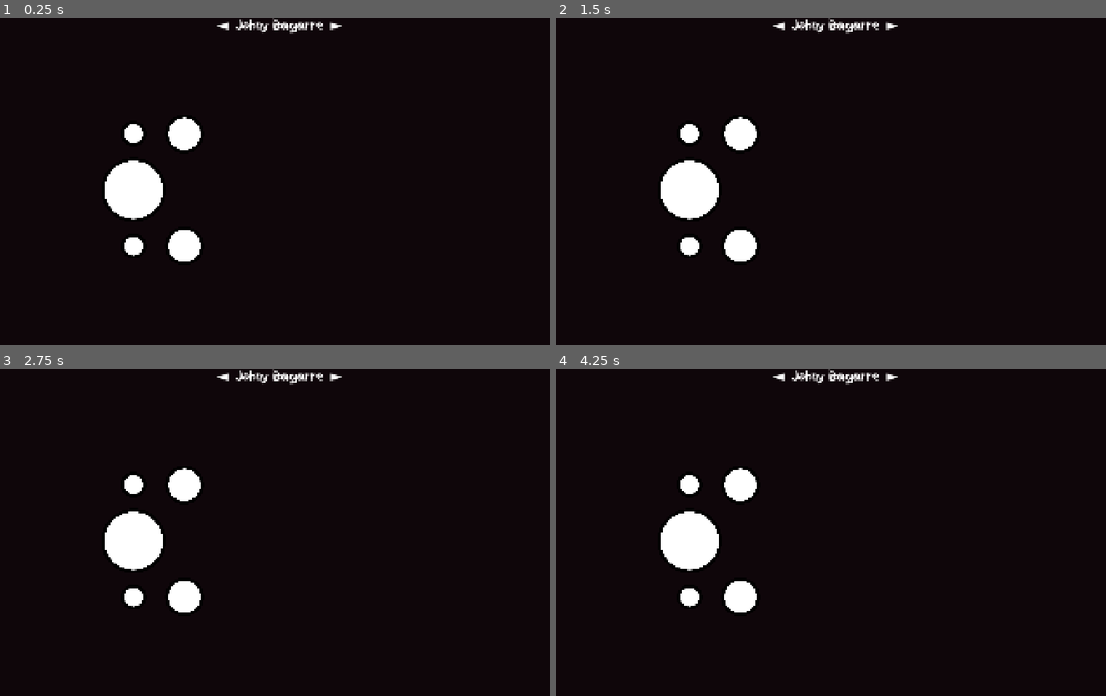
Above: before the commit, frames 1-4 (two rows, left to right).
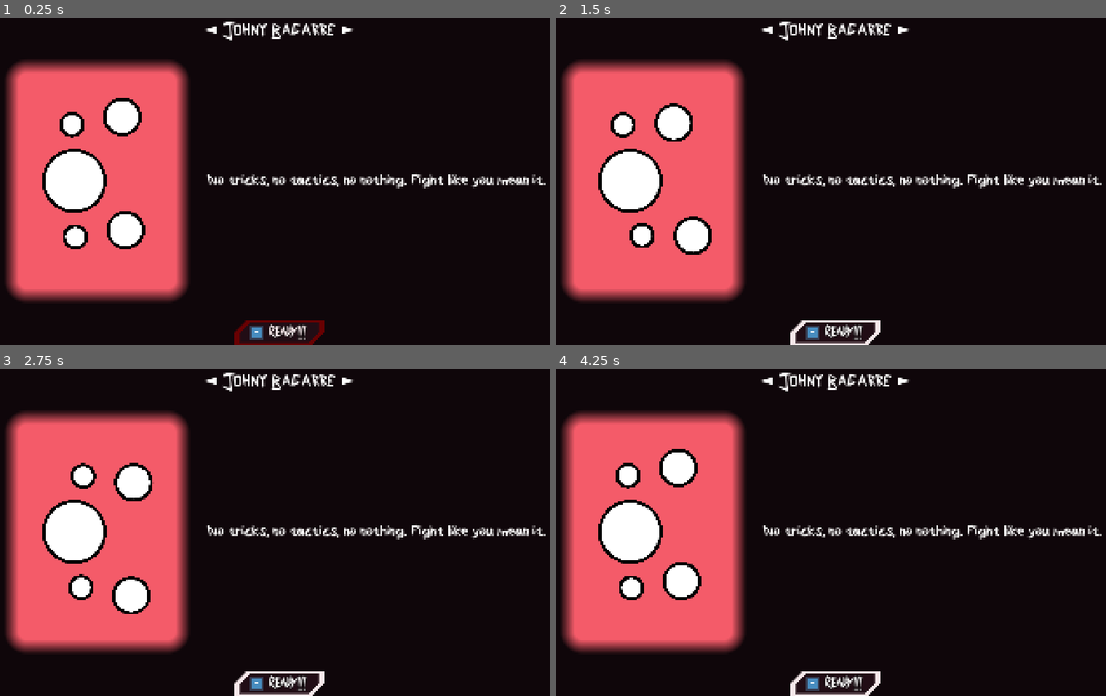
Above: after the commit, the same moments.

Repository: MoutonDemocrate/BAGARR
Game: Godot game, scene res://scenes/character_selection/character_selector.tscn
Same seed, same stepped clock (60 frames per second), same inputs: the game is played once before the commit and once after it. This scene is started directly instead of the project's main scene. The engine's default icon, where the game draws it, is replaced by a stand-in: a white triangle on a blue panel in a dark square.
Inputs (mouse positions are in pixels of both pictures, inside the frame that each line leads up to):
- Up to frame 1 (0.25 s): no input
- Up to frame 2 (1.5 s): click (836, 331) at 0.5 s, where only the run after the commit has a clickable "Ready!!!"; click (836, 331) at 1.25 s, where only the run after the commit has a clickable "Ready!!!"
- Up to frame 3 (2.75 s): click (280, 682) at 2 s, where only the run after the commit has a clickable "Ready!!!"
- Up to frame 4 (4.25 s): no input

The runs differ from the first frame. In frame 1, 26% of the frame differs, in the area x 1-100%, y 0-100%; in frame 2, 26%; in frame 3, 26%; in frame 4, 26%.

Commit message:
Character Selector

Diff:
--- a/assets/default_theme.tres
+++ b/assets/default_theme.tres
@@ -3,9 +3,9 @@
 [ext_resource type="FontFile" uid="uid://c70v8sb3pcpyt" path="res://assets/fonts/nyakare/Nyakare-OTF.otf" id="1_qew4h"]
 
 [sub_resource type="StyleBoxFlat" id="StyleBoxFlat_o54fn"]
-content_margin_left = 20.0
+content_margin_left = 50.0
 content_margin_top = 15.0
-content_margin_right = 20.0
+content_margin_right = 50.0
 content_margin_bottom = 15.0
 bg_color = Color(0.13, 0.051999994, 0.0832, 1)
 border_width_left = 20
@@ -18,9 +18,9 @@
 corner_detail = 1
 
 [sub_resource type="StyleBoxFlat" id="StyleBoxFlat_81pgw"]
-content_margin_left = 20.0
+content_margin_left = 50.0
 content_margin_top = 15.0
-content_margin_right = 20.0
+content_margin_right = 50.0
 content_margin_bottom = 15.0
 bg_color = Color(0.13, 0.051999994, 0.0832, 1)
 border_width_left = 20
@@ -33,9 +33,9 @@
 corner_detail = 1
 
 [sub_resource type="StyleBoxFlat" id="StyleBoxFlat_8imle"]
-content_margin_left = 20.0
+content_margin_left = 50.0
 content_margin_top = 15.0
-content_margin_right = 20.0
+content_margin_right = 50.0
 content_margin_bottom = 15.0
 bg_color = Color(0.13, 0.051999994, 0.0832, 1)
 border_width_left = 20
@@ -48,9 +48,9 @@
 corner_detail = 1
 
 [sub_resource type="StyleBoxFlat" id="StyleBoxFlat_qew4h"]
-content_margin_left = 20.0
+content_margin_left = 50.0
 content_margin_top = 15.0
-content_margin_right = 20.0
+content_margin_right = 50.0
 content_margin_bottom = 15.0
 bg_color = Color(0.13, 0.051999994, 0.0832, 1)
 border_width_left = 20
@@ -66,6 +66,9 @@
 default_font = ExtResource("1_qew4h")
 default_font_size = 50
 Button/colors/font_color = Color(0.9647059, 0.9098039, 0.91764706, 1)
+Button/colors/font_outline_color = Color(0, 0, 0, 0.5176471)
+Button/constants/icon_max_width = 50
+Button/constants/outline_size = 10
 Button/styles/focus = SubResource("StyleBoxFlat_o54fn")
 Button/styles/hover = SubResource("StyleBoxFlat_81pgw")
 Button/styles/normal = SubResource("StyleBoxFlat_8imle")
--- /dev/null
+++ b/scenes/character_selection/character_selector.gd
@@ -0,0 +1,38 @@
+extends MarginContainer
+class_name CharacterSelector
+
+@export var p : int = 1
+
+@export_subgroup("Nodes")
+@export var top_label: Label
+@export var left_label: Label
+@export var right_label: Label
+
+@export var tagline_label: Label
+
+@export var skin_achor: Control
+@export var skeleton: Skeleton2D
+@export var anim_player: AnimationPlayer
+
+var kits: Array[Kit] = Kit.all_as_array()
+var kit_id: int = 0 :
+	set(new) :
+		kit_id = new % len(kits)
+
+func _ready() -> void:
+	anim_player.play("default/idle")
+	set_kit(kits[kit_id])
+
+func set_kit(kit:Kit) -> void:
+	print(self, " switching to kit : %s" % kit.kit_name)
+	top_label.text = kit.kit_name
+	top_label.add_theme_font_override("font", kit.font)
+	tagline_label.text = kit.kit_desc
+
+func _input(event: InputEvent) -> void:
+	if event.is_action_pressed("p&_left".replace('&',str(p))) :
+		kit_id -= 1
+		set_kit(kits[kit_id])
+	if event.is_action_pressed("p&_right".replace('&',str(p))) :
+		kit_id += 1
+		set_kit(kits[kit_id])
--- a/scenes/character_selection/character_selector.tscn
+++ b/scenes/character_selection/character_selector.tscn
@@ -2,7 +2,24 @@
 
 [ext_resource type="Theme" uid="uid://dlp4actdw4naf" path="res://assets/default_theme.tres" id="1_3jlw5"]
 [ext_resource type="PackedScene" uid="uid://coayu5hofkf30" path="res://scenes/player/skeleton.tscn" id="2_lsunf"]
+[ext_resource type="Script" uid="uid://bxjgiw80mgg3o" path="res://scenes/character_selection/character_selector.gd" id="2_y1d5i"]
 [ext_resource type="Script" uid="uid://d0dppemmdwx3v" path="res://scenes/player/bone_stretch_2d.gd" id="3_y1d5i"]
+[ext_resource type="Texture2D" uid="uid://b5dyt522u34pa" path="res://icon.svg" id="5_3icnq"]
+[ext_resource type="FontFile" uid="uid://d0226ylxybcer" path="res://assets/fonts/dracutaz/Dracutaz.otf" id="5_n5vam"]
+
+[sub_resource type="StyleBoxFlat" id="StyleBoxFlat_br48t"]
+bg_color = Color(0.95686275, 0.35686275, 0.4117647, 1)
+border_width_left = 50
+border_width_top = 50
+border_width_right = 50
+border_width_bottom = 50
+border_color = Color(0.96, 0.3552, 0.40560013, 0)
+border_blend = true
+corner_radius_top_left = 75
+corner_radius_top_right = 75
+corner_radius_bottom_right = 75
+corner_radius_bottom_left = 75
+corner_detail = 10
 
 [sub_resource type="SkeletonModification2D" id="SkeletonModification2D_3icnq"]
 script = ExtResource("3_y1d5i")
@@ -38,13 +55,22 @@
 modifications/1 = SubResource("SkeletonModification2DTwoBoneIK_6t2ya")
 modifications/2 = SubResource("SkeletonModification2DTwoBoneIK_uxhgv")
 
-[node name="CharacterSelector" type="MarginContainer" unique_id=1359990195]
+[node name="CharacterSelector" type="MarginContainer" unique_id=1359990195 node_paths=PackedStringArray("top_label", "left_label", "right_label", "tagline_label", "skin_achor", "skeleton", "anim_player")]
 anchors_preset = 15
 anchor_right = 1.0
 anchor_bottom = 1.0
 grow_horizontal = 2
 grow_vertical = 2
+focus_behavior_recursive = 1
 theme = ExtResource("1_3jlw5")
+script = ExtResource("2_y1d5i")
+top_label = NodePath("VBoxContainer/SelectorContainer/HBoxContainer/CharacterLabel")
+left_label = NodePath("VBoxContainer/SelectorContainer/HBoxContainer/LabelLeft")
+right_label = NodePath("VBoxContainer/SelectorContainer/HBoxContainer/LabelRight")
+tagline_label = NodePath("VBoxContainer/CharacterContainer/VBoxContainer/TaglineLabel")
+skin_achor = NodePath("VBoxContainer/CharacterContainer/MarginContainer/CenterContainer/SkinAnchor")
+skeleton = NodePath("VBoxContainer/CharacterContainer/MarginContainer/CenterContainer/SkinAnchor/Skeleton2D")
+anim_player = NodePath("VBoxContainer/CharacterContainer/MarginContainer/CenterContainer/SkinAnchor/Skeleton2D/AnimationPlayer")
 
 [node name="VBoxContainer" type="VBoxContainer" parent="." unique_id=1260640879]
 layout_mode = 2
@@ -73,16 +99,43 @@
 layout_mode = 2
 size_flags_vertical = 3
 
-[node name="CenterContainer" type="CenterContainer" parent="VBoxContainer/CharacterContainer" unique_id=2041511488]
+[node name="MarginContainer" type="MarginContainer" parent="VBoxContainer/CharacterContainer" unique_id=951243908]
 layout_mode = 2
 size_flags_horizontal = 3
+size_flags_stretch_ratio = 0.6
+theme_override_constants/margin_left = 50
+theme_override_constants/margin_top = 50
+theme_override_constants/margin_right = 50
+theme_override_constants/margin_bottom = 50
 
-[node name="SkinAnchor" type="Control" parent="VBoxContainer/CharacterContainer/CenterContainer" unique_id=1418484829]
+[node name="Panel" type="Panel" parent="VBoxContainer/CharacterContainer/MarginContainer" unique_id=118987633]
+layout_mode = 2
+theme_override_styles/panel = SubResource("StyleBoxFlat_br48t")
+
+[node name="CenterContainer" type="CenterContainer" parent="VBoxContainer/CharacterContainer/MarginContainer" unique_id=1072100638]
 layout_mode = 2
 
-[node name="Skeleton2D" parent="VBoxContainer/CharacterContainer/CenterContainer/SkinAnchor" unique_id=767322670 instance=ExtResource("2_lsunf")]
-modification_stack = SubResource("SkeletonModificationStack2D_lsunf")
+[node name="SkinAnchor" type="Control" parent="VBoxContainer/CharacterContainer/MarginContainer/CenterContainer" unique_id=1418484829]
+layout_mode = 2
+
+[node name="Skeleton2D" parent="VBoxContainer/CharacterContainer/MarginContainer/CenterContainer/SkinAnchor" unique_id=767322670 instance=ExtResource("2_lsunf")]
+position = Vector2(-75.369, 0)
+modification_stack = SubResource("SkeletonModificationStack2D_3icnq")
 
 [node name="VBoxContainer" type="VBoxContainer" parent="VBoxContainer/CharacterContainer" unique_id=426046122]
 layout_mode = 2
 size_flags_horizontal = 3
+size_flags_vertical = 4
+
+[node name="TaglineLabel" type="Label" parent="VBoxContainer/CharacterContainer/VBoxContainer" unique_id=1968053062]
+layout_mode = 2
+text = "Tagline"
+
+[node name="FinalButton" type="Button" parent="VBoxContainer" unique_id=801494574]
+custom_minimum_size = Vector2(300, 0)
+layout_mode = 2
+size_flags_horizontal = 4
+theme_override_fonts/font = ExtResource("5_n5vam")
+button_mask = 0
+text = "Ready!!!"
+icon = ExtResource("5_3icnq")
Not shown, added: scenes/character_selection/character_selector.gd.uid
Not shown: 1 places in scenes/character_selection/character_selector.tscn that only renumber resources
